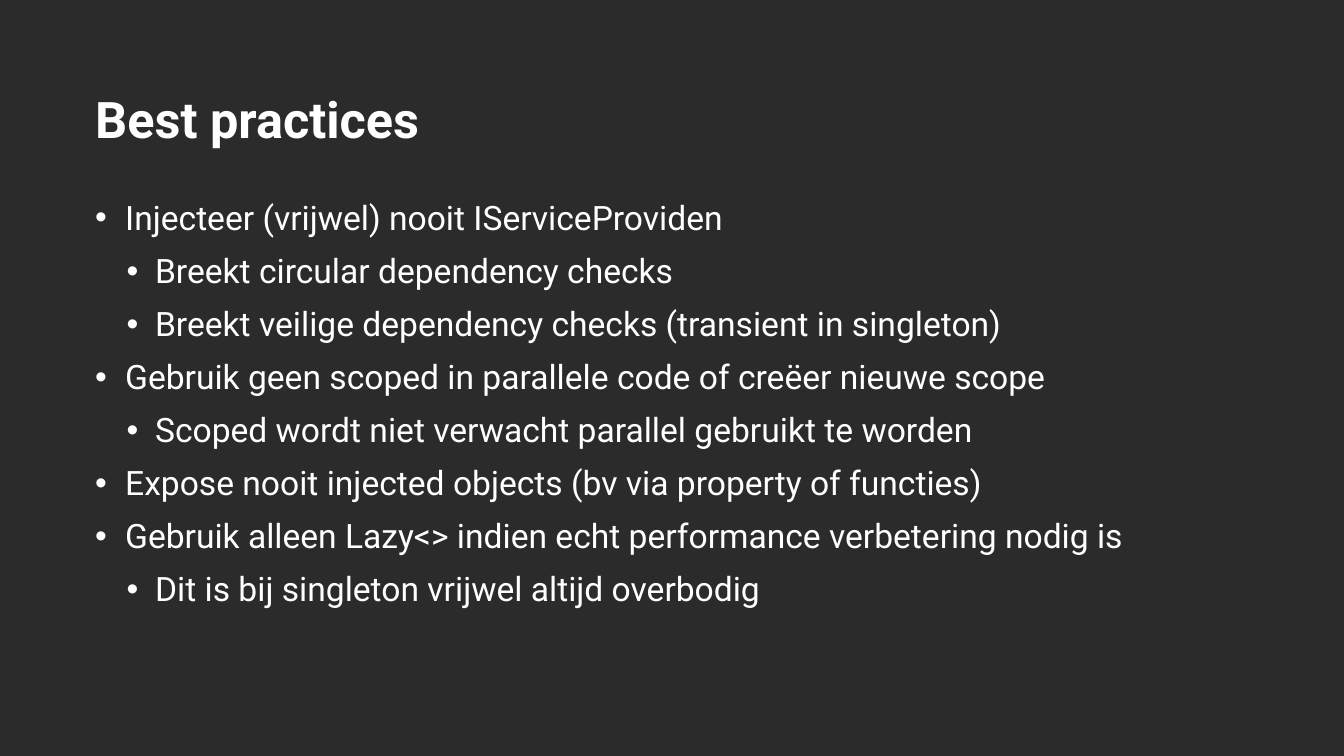
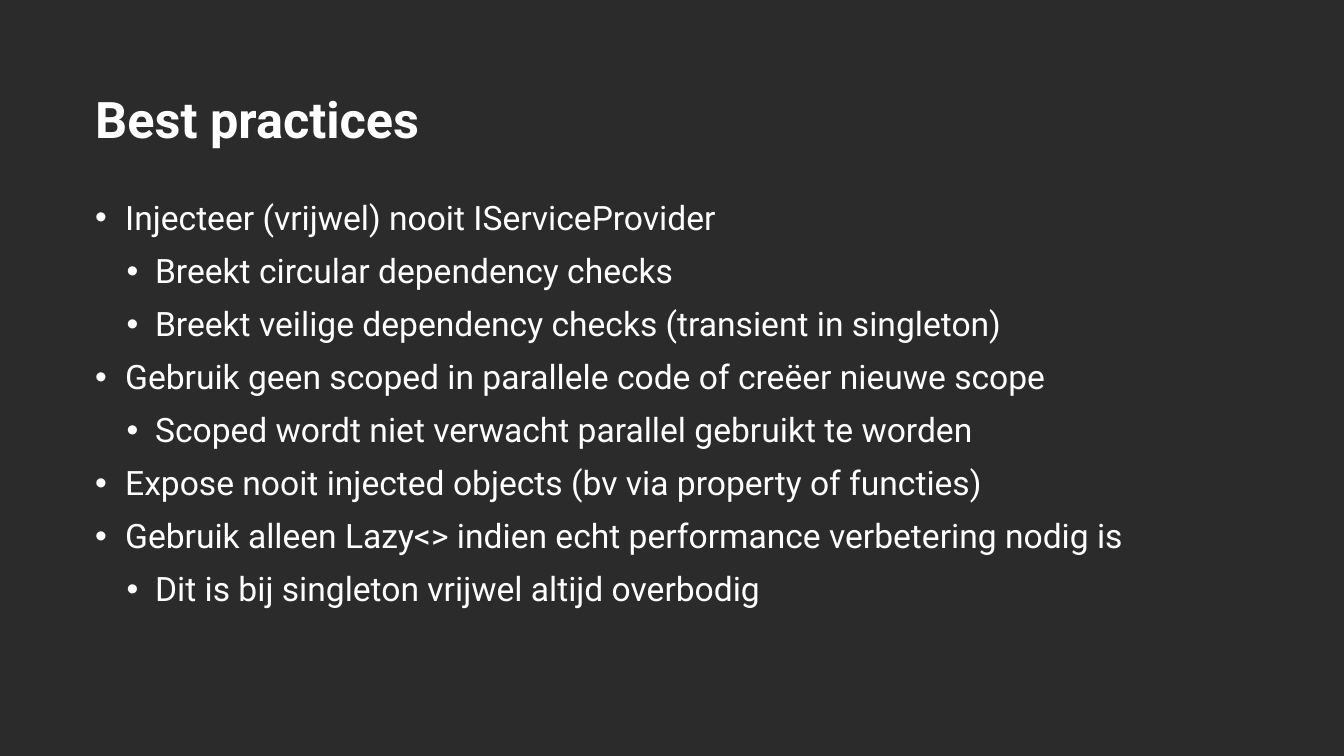
Before and after one commit to desdesdes/effectief-coredi, a slide deck: slide 23 of DI.pptx. Drawn at 1344x756 pixels with LibreOffice and Linux fonts; fonts in the diff are those of the drawing; background and template pictures are left out; a plain dark background stands for a picture behind light text. Boxes give left, top, right and bottom in pixels: in the first picture for what was removed or moved away, otherwise in the second. Text is boxed around its words. In the diff, an @@ line names an element or a change of style, - is before the commit and + after.

```diff
--- a/DI.pptx
+++ b/DI.pptx
@@ text at [125,203,715,238]: text changed @@
-• Injecteer (vrijwel) nooit IServiceProviden
+• Injecteer (vrijwel) nooit IServiceProvider
```
Also in this commit, not shown: 1 other slide changed, 1 other file.
